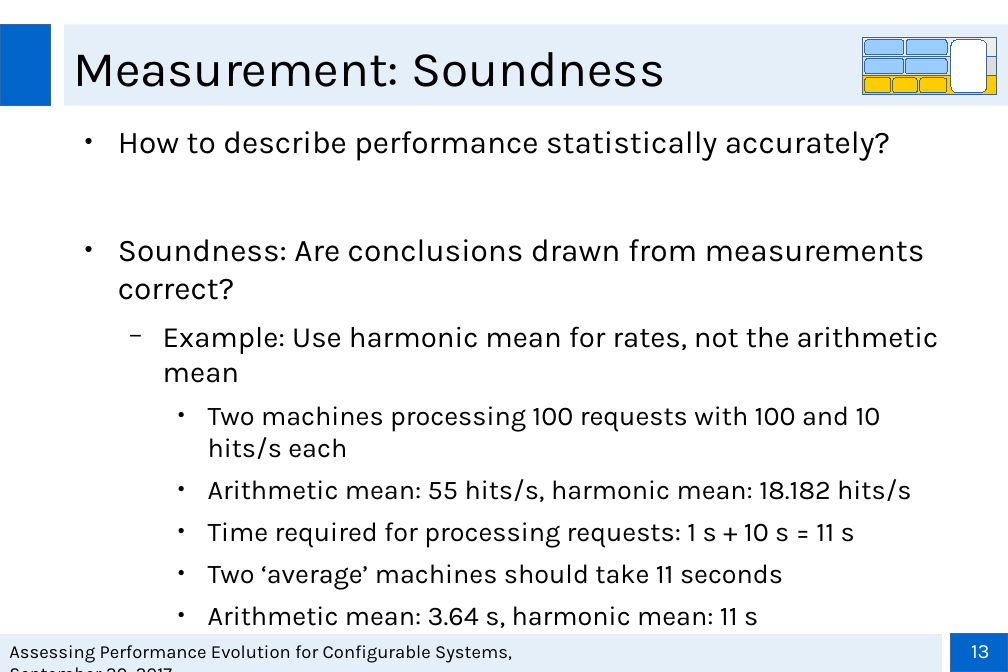
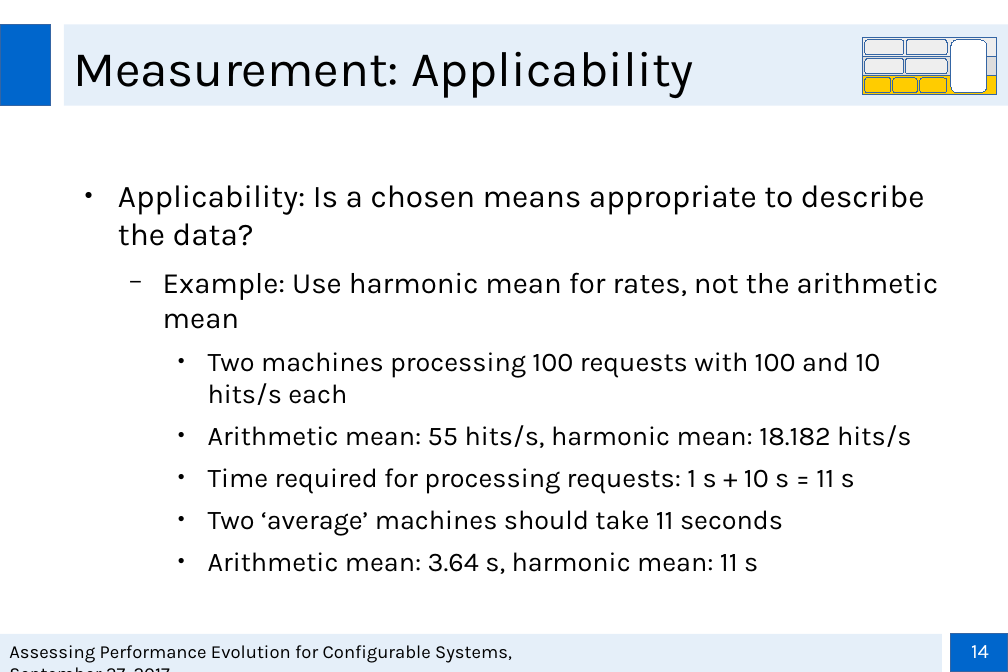
Before and after one commit to smba/msthesis, a slide deck: slide 14 of Presentations/Zwischenpräsentation_MA.odp (slide 13 before the commit). Drawn at 1008x672 pixels with LibreOffice and Linux fonts; fonts in the diff are those of the drawing; background and template pictures are left out. Boxes give left, top, right and bottom in pixels: in the first picture for what was removed or moved away, otherwise in the second. Text is boxed around its words. In the diff, an @@ line names an element or a change of style, - is before the commit and + after.

```diff
--- a/Presentations/Zwischenpräsentation_MA.odp
+++ b/Presentations/Zwischenpräsentation_MA.odp
@@ title at <box>73,51,694,98</box>: text changed @@
-Measurement: Soundness
+Measurement: Applicability
@@ fill #99CCFF to #EEEEEE in 4 elements at <box>865,40,904,55</box>, <box>907,40,947,55</box>, <box>865,59,904,74</box>, <box>906,59,947,74</box> @@
@@ text at <box>118,185,925,246</box>: text changed @@
-● How to describe performance statistically accurately?
-● Soundness: Are conclusions drawn from measurements correct?
+● Applicability: Is a chosen means appropriate to describe the data?
@@ page number at <box>971,645,989,658</box>: text changed @@
-13
+14
```
Also in this commit, not shown: 15 other slides changed, 1 slide added, 1 other file.
